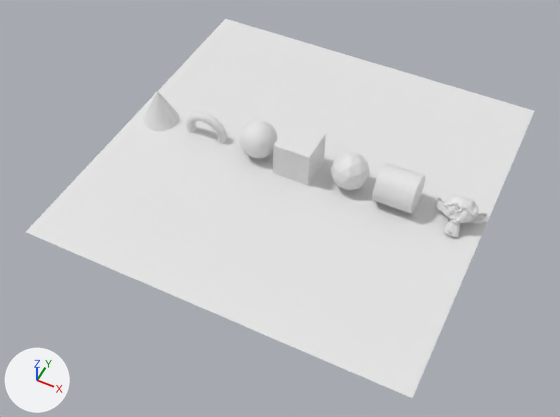
An edit to the Blender file 1 - Intro/Lesson 4 - Adding Objects.blend, drawn before and after from the same camera.
The view is the same before and after, from a 50 mm lens placed at (12.1, -26.3, 29.1), pointed at (0.0, -2.2, -1.0). Lighting does not change. The marker at lower left points along +X, +Y and +Z. The first picture is the older version.
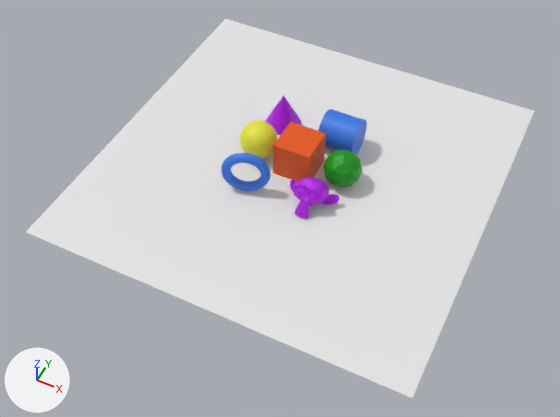
The change in detail:
Material 'Purple' (mat_purple) is new.
Its base color is (0.467, 0.00444, 0.8) (purple #b60ee7).
Material 'Blue' (mat_blue) is new.
Its base color is (0.0387, 0.192, 0.8) (blue #3779e7).
Material 'Green' (mat_green) is new.
Its base color is (0.000991, 0.297, 0.0) (green #039400).
Material 'Yellow' (mat_yellow) is new.
Its base color is (0.8, 0.788, 0.0425) (yellow #e7e63a).
Material 'Orange' (mat_orange) is new.
Its base color is (0.803, 0.0941, 0.0) (orange #e75600).
me_cube has 8 vertices, 6 faces and spans x -1.0..1.0, y -1.0..1.0, z -1.0..1.0.
me_cube no longer uses material mat_material (white #e7e7e7).
me_cube gains material mat_orange (orange #e75600).
me_sphere has 482 vertices, 512 faces and spans x -1.0..1.0, y -1.0..1.0, z -1.0..1.0.
me_sphere gains material mat_yellow (yellow #e7e63a).
me_icosphere has 42 vertices, 80 faces and spans x -0.95..0.95, y -1.0..1.0, z -1.0..1.0.
me_icosphere gains material mat_green (green #039400).
me_cylinder has 64 vertices, 34 faces and spans x -1.0..1.0, y -1.0..1.0, z -1.0..1.0.
me_cylinder gains material mat_blue (blue #3779e7).
me_cone has 33 vertices, 33 faces and spans x -1.0..1.0, y -1.0..1.0, z -1.0..1.0.
me_cone gains material mat_purple (purple #b60ee7).
me_torus has 576 vertices, 576 faces and spans x -1.25..1.25, y -1.25..1.25, z -0.25..0.25.
me_torus gains material mat_blue (blue #3779e7).
me_suzanne has 507 vertices, 500 faces and spans x -1.37..1.37, y -0.85..0.85, z -0.98..0.98.
me_suzanne gains material mat_purple (purple #b60ee7).
Object 'Icosphere' (ob_icosphere) moves from (2.88, 0.0, 1.0) to (2.47, 0.0, 1.0).
Object 'Cylinder' (ob_cylinder) moves from (5.51, 0.0, 1.0) to (1.37, 2.45, 1.0).
Object 'Cone' (ob_cone) moves from (-8.51, 0.0, 1.0) to (-2.25, 2.73, 1.0).
Object 'Torus' (ob_torus) moves from (-5.57, 0.0, 0.25) to (-1.68, -2.66, 1.27).
Object 'Torus' (ob_torus) turns from (90, 0, 0) to (90, 0, 19) degrees about x, y and z.
Object 'Suzanne' (ob_suzanne) moves from (8.64, 0.0, 0.53) to (1.63, -2.14, 0.53).

Where the change shows, as pixel boxes (x1, y1, x2, y2) in the pictures (560 x 417 px):
'Cylinder', recoloured, moved: before (372, 163, 425, 214); after (318, 109, 367, 154)
'Cube', recoloured (white to orange): (273, 122, 326, 182) in both
'Suzanne', recoloured, moved: before (435, 195, 489, 238); after (290, 177, 339, 218)
'Torus', recoloured, moved, turned: before (186, 112, 227, 143); after (221, 153, 270, 191)
'Cone', recoloured, moved: before (144, 91, 179, 131); after (266, 95, 301, 135)
'Icosphere', recoloured, moved: before (331, 152, 370, 190); after (323, 150, 362, 188)
'Sphere', recoloured (white to yellow): (240, 120, 278, 158) in both
